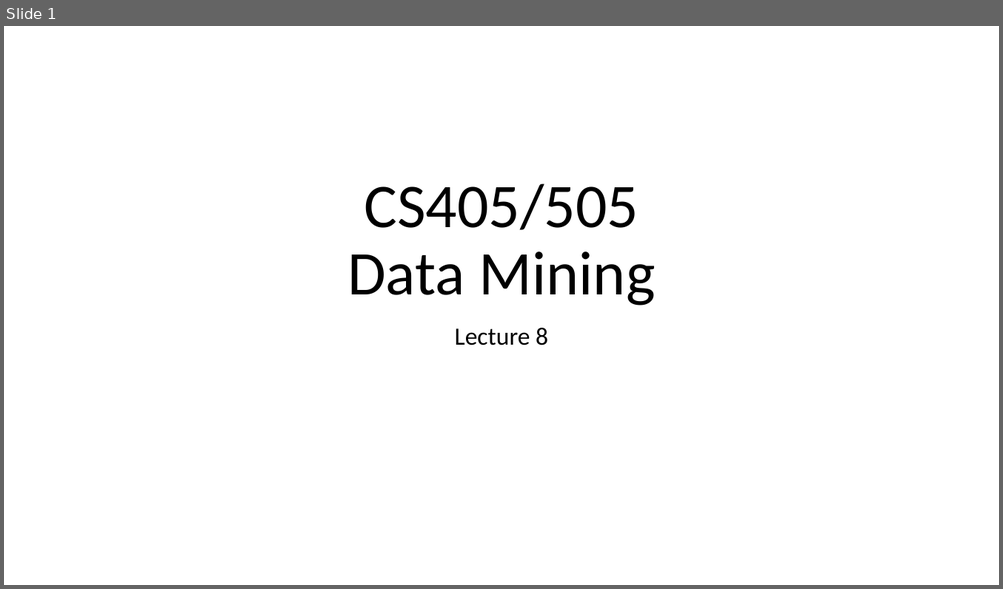
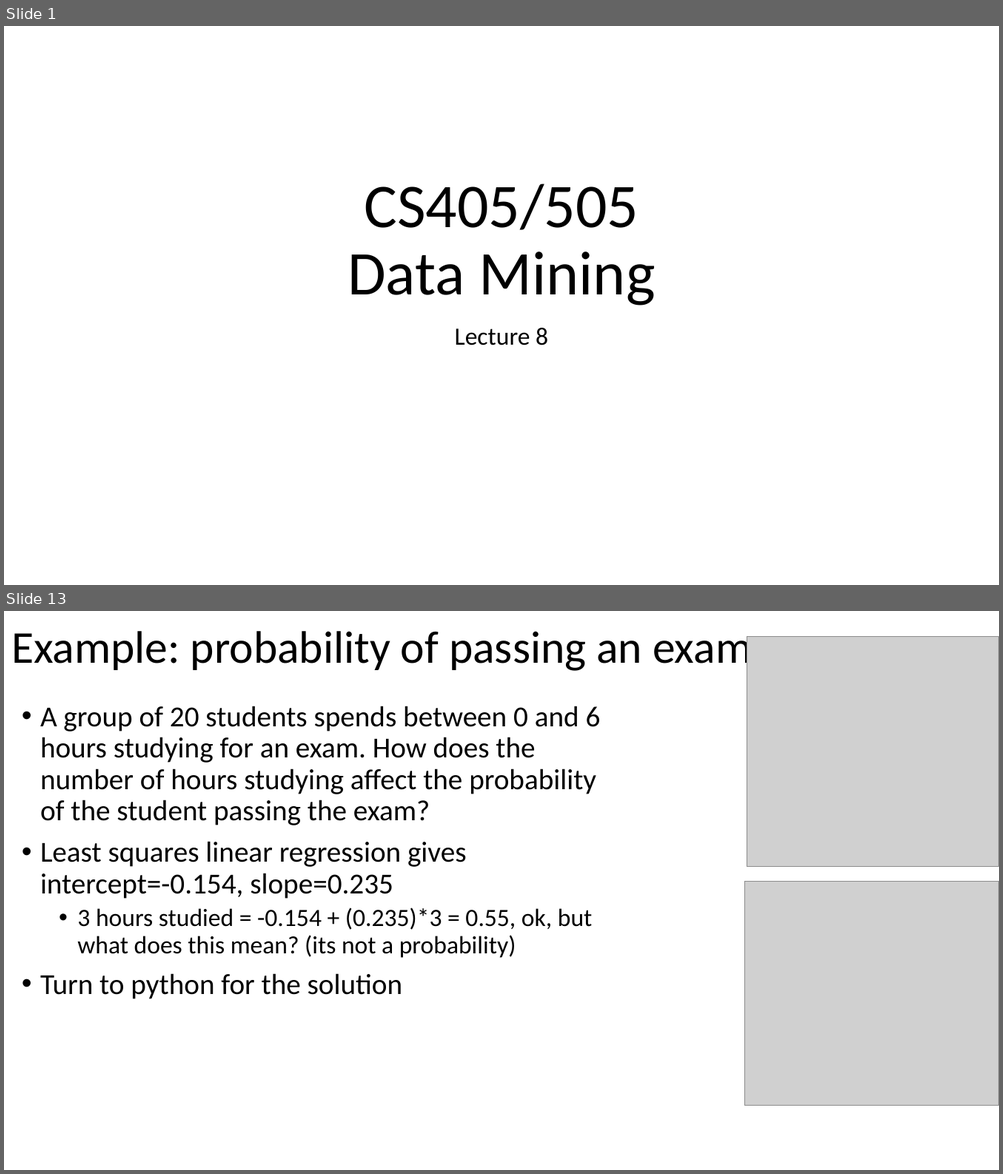
Before and after one commit to russellu/cs405, a slide deck: Lecture_08.pptx. Shown one above the other, each under a label of ours: slide 1 before the commit, slides 1 and 13 after it; the slides between them are not shown. The pictures are 1003x589 and 1003x1174 pixels, drawn with LibreOffice and Linux fonts; fonts in the diff are those of the drawing; grey boxes stand for pictures. Boxes give left, top, right and bottom in pixels: in the first picture for what was removed or moved away, otherwise in the second. Text is boxed around its words. In the diff, an @@ line names an element or a change of style, - is before the commit and + after.

```diff
--- a/Lecture_08.pptx
+++ b/Lecture_08.pptx
@@ slide 13 added at (x1=4, y1=611, x2=999, y2=1170), background #FFFFFF @@
@@ title added at (x1=11, y1=631, x2=751, y2=674), 44 pt, text #000000 @@
+Example: probability of passing an exam
@@ picture added at (x1=747, y1=636, x2=999, y2=866) @@
@@ text added at (x1=40, y1=706, x2=600, y2=999), 28 pt, text #000000 @@
+• A group of 20 students spends between 0 and 6 hours studying for an exam. How does the number of hours studying affect the probability of the student passing the exam?
+• Least squares linear regression gives intercept=-0.154, slope=0.235
+  • 3 hours studied = -0.154 + (0.235)*3 = 0.55, ok, but what does this mean? (its not a probability)
+• Turn to python for the solution
@@ picture added at (x1=745, y1=881, x2=999, y2=1105) @@
```
Also in this commit, not shown: 1 slide changed, 11 other slides added, 1 slide removed.
